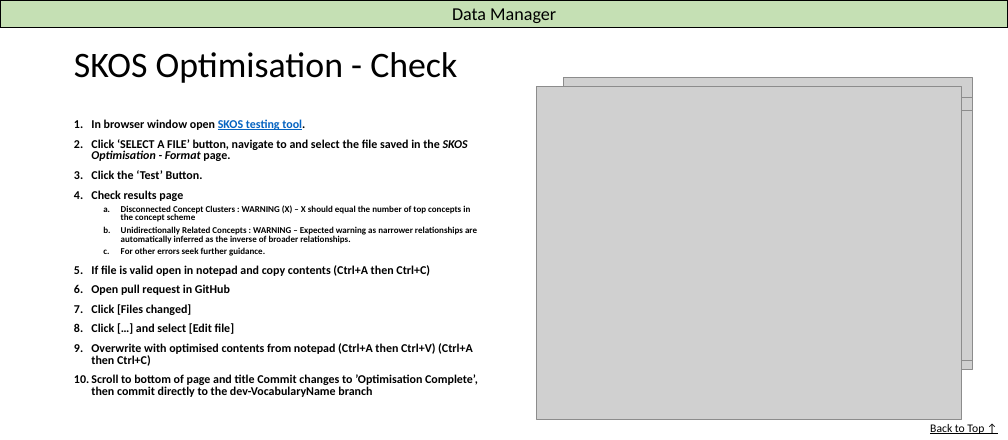
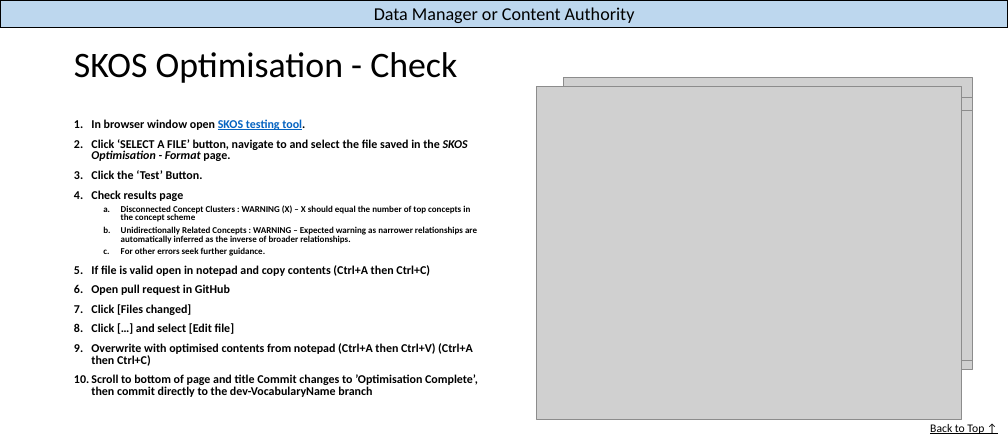
Before and after one commit to geological-survey-of-queensland/vocabularies, a slide deck: slide 13 of templates/Vocabulary Workflow.pptx (slide 15 before the commit). Drawn at 1008x440 pixels with LibreOffice and Linux fonts; fonts in the diff are those of the drawing; grey boxes stand for pictures. Boxes give left, top, right and bottom in pixels: in the first picture for what was removed or moved away, otherwise in the second. Text is boxed around its words. In the diff, an @@ line names an element or a change of style, - is before the commit and + after.

```diff
--- a/templates/Vocabulary Workflow.pptx
+++ b/templates/Vocabulary Workflow.pptx
@@ rectangle "Data Manager or Content Authority" at (0, 0, 1008, 27): fill #C5E0B4 to #BDD7EE @@
@@ text in rectangle at (374, 7, 635, 23): text changed @@
-Data Manager
+Data Manager or Content Authority
```
Also in this commit, not shown: 10 other slides changed, 3 slides removed.
